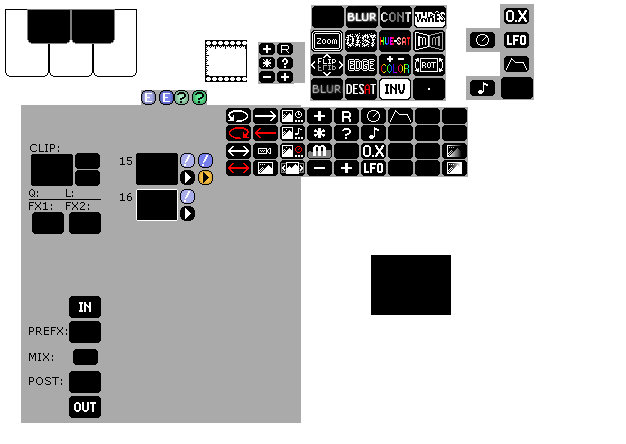
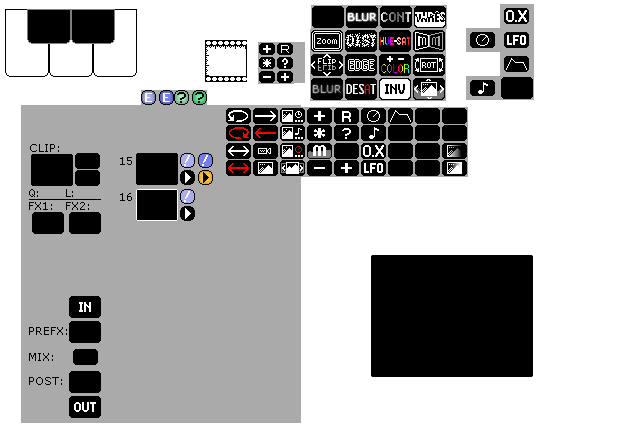
Comparing the layer stacks of the two 626 x 444 images. Changes:
painted on "New Layer#4" over (371, 79, 533, 377)
